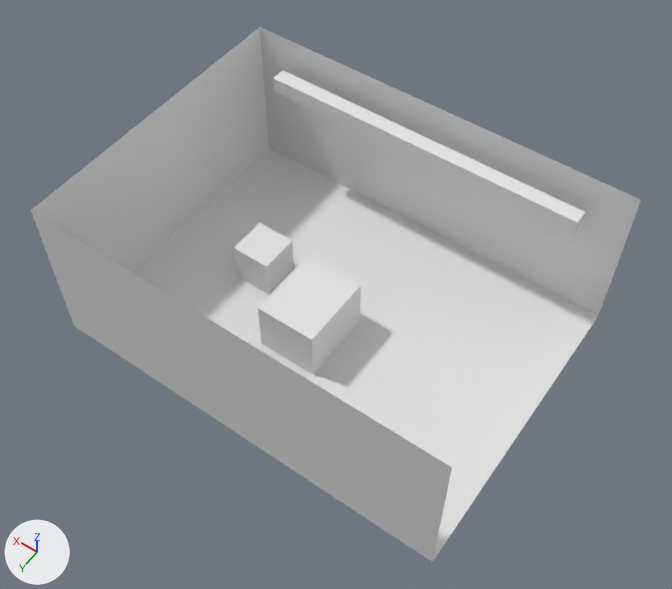
Renders of the OBJ model projects/experiments/continuous-surface-gauntlet/assets/environments/service_annex/environment.obj from each side of a commit.
One viewpoint serves both versions: a camera (50 mm lens) standing at (-6.12, 8.61, 14.33) and looking at (-0.2, 0.32, 1.3). Lighting does not change. The marker at lower left points along +X, +Y and +Z. The first picture is the older version. Where no turn or scale is listed for an object, it has been applied to the vertices.

In view in the first picture: 'environment'.
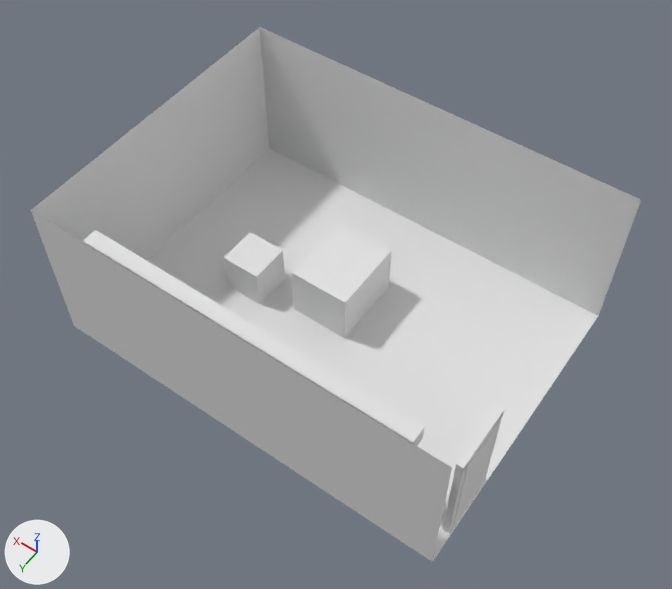
What the commit changed:
me_environment is used by ob_environment; location (0.0, 0.0, 0.0).
Verts and faces of me_environment; kept vertices keep their numbers, new ones are numbered from 32.
Before the commit, vertices of me_environment: 0 (-4.0, -3.0, 0.0) at pixel (598, 316), 1 (4.0, -3.0, 0.0) at pixel (269, 148), 2 (4.0, 3.0, 0.0) at pixel (73, 325), 3 (-4.0, 3.0, 0.0) at pixel (432, 562), 5 (4.0, -3.0, 3.2) at pixel (259, 26).
Before the commit, vertices of me_environment: 6 (4.0, 3.0, 3.2) at pixel (30, 210).
me_environment had 32 vertices, 38 faces and spanned x -4.0..4.0, y -3.0..3.0, z 0.0..3.2.
me_environment now has 64 vertices, 86 faces and spans x -4.0..4.0, y -3.0..3.0, z 0.0..3.2.
me_environment part 1: the loose piece of 8 vertices spanning x -0.35..0.85, y -0.25..1.25, z 0.0..1.1 is mirrored in y about the mesh origin.
me_environment part 2: the loose piece of 8 vertices spanning x 1.45..2.25, y -0.55..0.25, z 0.0..0.85 is mirrored in y about the mesh origin.
me_environment part 3: the loose piece of 8 vertices spanning x -3.25..3.25, y -2.72..-2.42, z 2.35..2.68 is mirrored in y about the mesh origin.
me_environment part 4: a new loose piece, a box spanning x -3.977..-3.943, y 1.375..2.325, z 0.0..2.1, in mat_environmentbakedatlas (white #e7e7e7).
me_environment part 5: a new loose piece, a box spanning x -3.96..-3.84, y 1.26..1.38, z 0.0..2.2, in mat_environmentbakedatlas (white #e7e7e7).
me_environment part 6: a new loose piece, a box spanning x -3.96..-3.84, y 2.32..2.44, z 0.0..2.2, in mat_environmentbakedatlas (white #e7e7e7).
me_environment part 7: a new loose piece, a box spanning x -3.96..-3.84, y 1.26..2.44, z 2.14..2.26, in mat_environmentbakedatlas (white #e7e7e7).
Part 8, on me_environment:
Faces deleted: (0, 1, 2), (0, 2, 3), (1, 5, 6), (1, 6, 2).
New faces: (1, 2, 3), (0, 1, 3), (2, 5, 6), (1, 5, 2).

Location of each change, [x1, y1, x2, y2] in pixels of the pictures (672 x 589 px; the box of a moved part takes in the faces that stretch with it):
part 1 of me_environment, moved or reshaped: before [258, 256, 361, 374]; after [292, 223, 391, 338]
part 2 of me_environment, moved or reshaped: before [234, 223, 294, 294]; after [224, 232, 285, 304]
part 3 of me_environment, moved or reshaped: before [273, 70, 586, 236]; after [83, 230, 424, 446]
part 4 of me_environment, added: after [452, 421, 500, 528]
part 5 of me_environment, added: after [484, 415, 503, 480]
part 6 of me_environment, added: after [442, 466, 466, 534]
part 7 of me_environment, added: after [456, 407, 504, 472]
part 8 of me_environment, moved or reshaped: [31, 27, 598, 560] in both
